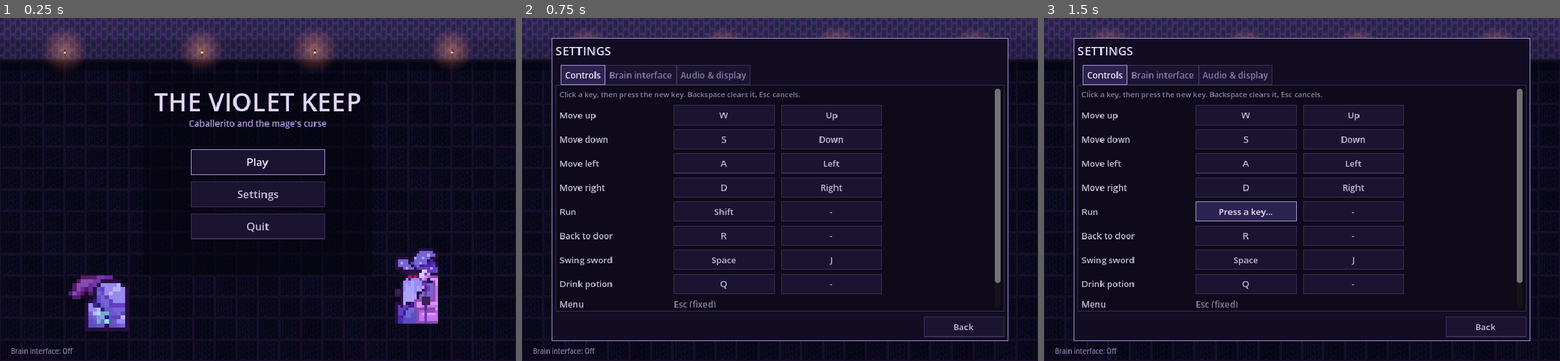
Above: before the commit, frames 1-3 (left to right).
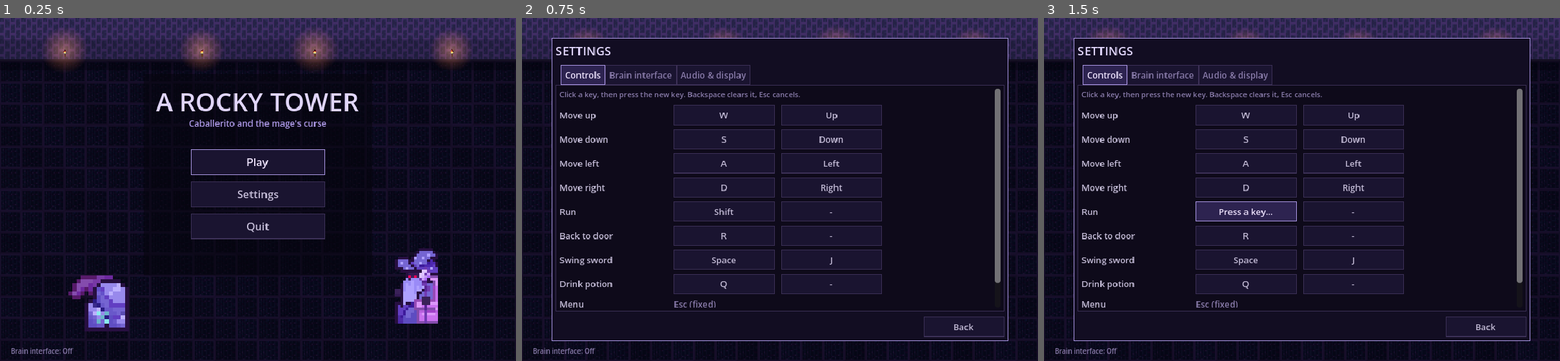
Above: after the commit, the same moments.

Repository: wackyPlayer/Godot-repo-collab
Game: Godot game, scene res://scenes/main_menu.tscn
Same seed, same stepped clock (60 frames per second), same inputs: the game is played once before the commit and once after it.
Inputs:
- Up to frame 1 (0.25 s): no input
- Up to frame 2 (0.75 s): click "Settings" at 0.5 s
- Up to frame 3 (1.5 s): click "Shift" at 1.25 s

The runs differ from the first frame. In frame 1, 1.0% of the frame differs, in the area x 29-70%, y 21-28%; in frame 2, nothing differs; in frame 3, nothing differs.

Commit message:
Describe your changes

Diff:
--- a/project.godot
+++ b/project.godot
@@ -14,7 +14,7 @@
 
 [application]
 
-config/name="Caballerito · The Violet Keep"
+config/name="A rocky tower"
 run/main_scene="res://scenes/main_menu.tscn"
 config/features=PackedStringArray("4.7", "GL Compatibility")
 
--- a/scenes/knight.tscn
+++ b/scenes/knight.tscn
@@ -8,6 +8,7 @@
 
 [node name="Knight" type="CharacterBody2D"]
 texture_filter = 1
+collision_layer = 8
 motion_mode = 1
 script = ExtResource("2_knight")
 
--- a/scenes/room.tscn
+++ b/scenes/room.tscn
@@ -3,7 +3,7 @@
 [ext_resource type="Script" uid="uid://bbo0f02qi2wnc" path="res://scripts/room.gd" id="1_room"]
 [ext_resource type="PackedScene" path="res://scenes/knight.tscn" id="2_knight"]
 
-[node name="VioletKeep" type="Node2D" unique_id=5881949]
+[node name="RockyTower" type="Node2D" unique_id=5881949]
 y_sort_enabled = true
 texture_filter = 1
 script = ExtResource("1_room")
--- a/scenes/skeleton.tscn
+++ b/scenes/skeleton.tscn
@@ -7,8 +7,6 @@
 [sub_resource type="RectangleShape2D" id="RectangleShape2D_feet"]
 size = Vector2(16, 6)
 
-[sub_resource type="RectangleShape2D" id="RectangleShape2D_hit"]
-size = Vector2(16, 20)
 
 [node name="Skeleton" type="CharacterBody2D"]
 texture_filter = 1
@@ -16,6 +14,7 @@
 collision_mask = 3
 motion_mode = 1
 script = ExtResource("1_enemy")
+hit_rect = Rect2(-6, -18, 12, 18)
 wander_speed = 34.0
 chase_speed = 92.0
 sight = 190.0
@@ -32,10 +31,3 @@
 [node name="Feet" type="CollisionShape2D" parent="."]
 position = Vector2(0, -3)
 shape = SubResource("RectangleShape2D_feet")
-
-[node name="Hitbox" type="Area2D" parent="."]
-monitorable = false
-
-[node name="Shape" type="CollisionShape2D" parent="Hitbox"]
-position = Vector2(0, -10)
-shape = SubResource("RectangleShape2D_hit")
--- a/scenes/slime.tscn
+++ b/scenes/slime.tscn
@@ -7,8 +7,6 @@
 [sub_resource type="RectangleShape2D" id="RectangleShape2D_feet"]
 size = Vector2(24, 8)
 
-[sub_resource type="RectangleShape2D" id="RectangleShape2D_hit"]
-size = Vector2(26, 14)
 
 [node name="Slime" type="CharacterBody2D"]
 texture_filter = 1
@@ -16,6 +14,7 @@
 collision_mask = 3
 motion_mode = 1
 script = ExtResource("1_enemy")
+hit_rect = Rect2(-11, -14, 22, 14)
 red_eyes = ExtResource("3_red")
 
 [node name="Sprite" type="Sprite2D" parent="."]
@@ -27,10 +26,3 @@
 [node name="Feet" type="CollisionShape2D" parent="."]
 position = Vector2(0, -4)
 shape = SubResource("RectangleShape2D_feet")
-
-[node name="Hitbox" type="Area2D" parent="."]
-monitorable = false
-
-[node name="Shape" type="CollisionShape2D" parent="Hitbox"]
-position = Vector2(0, -7)
-shape = SubResource("RectangleShape2D_hit")
--- a/scripts/dungeon_generator.gd
+++ b/scripts/dungeon_generator.gd
@@ -1,5 +1,5 @@
 extends RefCounted
-## Plans one floor of the keep: a branching grid of rooms joined by doors, each
+## Plans one floor of the tower: a branching grid of rooms joined by doors, each
 ## with an interior picked from hand-drawn templates or scattered stone.
 ## Pure data. room.gd turns it into collision and drawing.
 
--- a/scripts/enemy.gd
+++ b/scripts/enemy.gd
@@ -28,6 +28,20 @@
 var wander_left := 0.0
 var time := randf() * 4.0
 var asleep := WAKE_TIME
+## The enemy's body, relative to its feet. Touching the player's hurt area
+## with it costs a heart; checked directly every frame, so an enemy that has
+## reached the player always connects, from any side.
+@export var hit_rect := Rect2(-11, -14, 22, 14)
+## Sword hits it takes to defeat (room.gd raises this on floor 4). Tough
+## enemies show their remaining hits as pips above their head.
+@export var max_hits := 1
+var hits_left := 1
+## After a hit that does not defeat it: a short shove and a moment where it
+## can neither move nor hurt, so the next swing can follow up.
+const HIT_STUN := 0.3
+const HIT_KNOCKBACK := 170.0
+var stunned := 0.0
+var shove := Vector2.ZERO
 ## Set before the enemy enters the tree.
 var enraged := false
 ## While trapped in a bubble the enemy floats in place and cannot hurt.
@@ -36,11 +50,11 @@
 var defeated := false
 
 @onready var sprite: Sprite2D = $Sprite
-@onready var hitbox: Area2D = $Hitbox
 
 func _ready() -> void:
 	motion_mode = CharacterBody2D.MOTION_MODE_FLOATING
 	home = position
+	hits_left = max_hits
 	if enraged and red_eyes:
 		sprite.texture = red_eyes
 	face(false)
@@ -66,6 +80,12 @@
 	if asleep > 0.0:
 		asleep -= delta
 		return
+	if stunned > 0.0:
+		stunned -= delta
+		velocity = shove
+		shove = shove.move_toward(Vector2.ZERO, 900.0 * delta)
+		move_and_slide()
+		return
 	if is_instance_valid(target) and position.distance_to(target.position) < sight:
 		velocity = position.direction_to(target.position) * chase_speed
 	else:
@@ -79,8 +99,8 @@
 	if absf(velocity.x) > 1.0:
 		face(velocity.x < 0.0)
 	move_and_slide()
-	for body in hitbox.get_overlapping_bodies():
-		if body == target:
+	if is_instance_valid(target) and target.has_method("hurt_rect"):
+		if Rect2(position + hit_rect.position, hit_rect.size).intersects(target.call("hurt_rect")):
 			touched.emit(position)
 
 ## Traps the enemy in a bubble for `seconds`; it cannot move or hurt.
@@ -111,14 +131,40 @@
 func sprite_rest_y() -> float:
 	return -16.0
 
-## Struck by the sword: flash, shrink and vanish.
+## Struck by the sword from `from`. Returns true if this hit defeats it.
+func take_hit(from: Vector2) -> bool:
+	if defeated:
+		return false
+	hits_left -= 1
+	if hits_left <= 0:
+		defeat()
+		return true
+	queue_redraw()
+	var flash := create_tween()
+	flash.tween_property(sprite, "modulate", Color(2.4, 2.4, 2.4), 0.05)
+	flash.tween_property(sprite, "modulate", Color.WHITE, 0.15)
+	if trapped <= 0.0:
+		stunned = HIT_STUN
+		shove = from.direction_to(position) * HIT_KNOCKBACK
+	return false
+
+## Remaining hits as small pips above the head (tough enemies only).
+func _draw() -> void:
+	if max_hits <= 1 or defeated:
+		return
+	var width := max_hits * 5 - 1
+	for index in range(max_hits):
+		var pip := Rect2(-width / 2.0 + index * 5, -50, 4, 3)
+		draw_rect(pip.grow(1), Color("07050f"))
+		draw_rect(pip, Color("ff4a4a") if index < hits_left else Color("3a2030"))
+
+## Struck by the sword for the last time: flash, shrink and vanish.
 func defeat() -> void:
 	if defeated:
 		return
 	defeated = true
 	set_physics_process(false)
 	$Feet.set_deferred("disabled", true)
-	hitbox.set_deferred("monitoring", false)
 	if bubble:
 		bubble.queue_free()
 	var vanish := create_tween().set_parallel()
--- a/scripts/knight.gd
+++ b/scripts/knight.gd
@@ -16,8 +16,16 @@
 const KNOCKBACK := 260.0
 const KNOCKBACK_DECAY := 900.0
 const INVULNERABLE_TIME := 1.2
+## Where enemies can hurt the player: the lower body, a little narrower than
+## the sprite. Enemies test their own body against this every frame.
+const HURT_RECT := Rect2(-7, -18, 14, 18)
+## The player's own physics layer: walls and blocks stop the player, but
+## enemies walk right up to (and onto) them instead of being held off.
+const LAYER := 8
 
 @onready var sprite: Sprite2D = $KnightSprite
+## Stone chips kicked up behind a moving rock: the floor being carved.
+var carving: CPUParticles2D
 @onready var camera: Camera2D = $Camera2D
 var animation_time := 0.0
 var was_moving := false
@@ -33,6 +41,36 @@
 func _ready() -> void:
 	motion_mode = CharacterBody2D.MOTION_MODE_FLOATING
 	add_to_group("knight")
+	carving = make_carving()
+	add_child(carving)
+	# Drawn first, so the chips spray out from under the rock.
+	move_child(carving, 0)
+
+func make_carving() -> CPUParticles2D:
+	var chips := CPUParticles2D.new()
+	chips.name = "Carving"
+	chips.position = Vector2(0, -2)
+	chips.emitting = false
+	chips.local_coords = false
+	chips.amount = 28
+	chips.lifetime = 0.5
+	chips.emission_shape = CPUParticles2D.EMISSION_SHAPE_RECTANGLE
+	chips.emission_rect_extents = Vector2(6, 2)
+	chips.spread = 55.0
+	chips.gravity = Vector2(0, 60)
+	chips.initial_velocity_min = 20.0
+	chips.initial_velocity_max = 55.0
+	chips.damping_min = 40.0
+	chips.damping_max = 80.0
+	chips.scale_amount_min = 1.0
+	chips.scale_amount_max = 2.5
+	var stone := Gradient.new()
+	stone.colors = PackedColorArray([Color(0.62, 0.56, 0.74), Color(0.86, 0.8, 0.95)])
+	chips.color_initial_ramp = stone
+	var fade := Gradient.new()
+	fade.colors = PackedColorArray([Color(1, 1, 1, 1), Color(1, 1, 1, 0)])
+	chips.color_ramp = fade
+	return chips
 
 func _physics_process(delta: float) -> void:
 	var direction := Input.get_vector("move_left", "move_right", "move_up", "move_down")
@@ -64,8 +102,18 @@
 		sprite.texture = sheet(moving)
 		was_moving = moving
 	animation_time += delta * ((12.0 if running else 8.0) if moving else 3.0)
+	# Chips fly back from the direction of travel while a rock moves.
+	carving.emitting = rock and moving and is_physics_processing()
+	if carving.emitting:
+		carving.direction = -velocity.normalized() if velocity != Vector2.ZERO else Vector2.UP
+		carving.speed_scale = 1.4 if running else 1.0
 	# A rock sits still until it moves; the knight breathes while idle.
 	sprite.frame = 0 if rock and not moving else int(animation_time) % 4
+
+func _process(_delta: float) -> void:
+	# Cutscenes and doors pause movement; no chips while frozen.
+	if not is_physics_processing() and carving.emitting:
+		carving.emitting = false
 
 func face(left: bool) -> void:
 	var shift := ROCK_SHIFT if rock else SPRITE_SHIFT
@@ -90,6 +138,9 @@
 	knockback = from.direction_to(position) * KNOCKBACK
 	invulnerable = INVULNERABLE_TIME
 
+func hurt_rect() -> Rect2:
+	return Rect2(position + HURT_RECT.position, HURT_RECT.size)
+
 func is_invulnerable() -> bool:
 	return invulnerable > 0.0
 
@@ -99,6 +150,8 @@
 	knockback = Vector2.ZERO
 	invulnerable = 0.0
 	sprite.modulate.a = 1.0
+	if carving:
+		carving.emitting = false
 	animation_time = 0.0
 	was_moving = false
 	sprite.texture = sheet(false)
--- a/scripts/main_menu.gd
+++ b/scripts/main_menu.gd
@@ -81,7 +81,7 @@
 	add_child(mage)
 
 func build_main_buttons() -> void:
-	var title := add_label(self, "THE VIOLET KEEP", 38, Color("e1d6fb"))
+	var title := add_label(self, "A ROCKY TOWER", 38, Color("e1d6fb"))
 	title.position = Vector2(0, 98)
 	title.size.x = SCREEN.x
 	title.horizontal_alignment = HORIZONTAL_ALIGNMENT_CENTER
--- a/scripts/room.gd
+++ b/scripts/room.gd
@@ -1,7 +1,7 @@
 @tool
 extends Node2D
-## Runs the Violet Keep: draws the current room, rebuilds its walls and blocks,
-## and walks the knight between procedurally generated rooms. The keep has
+## Runs A rocky tower: draws the current room, rebuilds its walls and blocks,
+## and walks the knight between procedurally generated rooms. The tower has
 ## five floors: floor 1 is the round chamber (tutorial.gd), floors 2-4 are
 ## generated here, and floor 5 is the mage's sanctum with the final cutscene.
 ## Winning unlocks an endless mode.
@@ -39,6 +39,8 @@
 ## start, and enemies as fast as the player's run, with red eyes.
 const FAST_FLOOR := 4
 const FAST_FLOOR_ROOMS := 22
+## Floor 4 enemies are tough: this many sword hits each.
+const FAST_FLOOR_ENEMY_HITS := 5
 const FAST_FLOOR_EXIT_DISTANCE := 8
 const ENRAGED_SIGHT := 300.0
 ## Where the mage waits in the sanctum.
@@ -190,7 +192,7 @@
 	trail.target = knight
 	add_child(trail)
 	run_seed = dungeon_seed if dungeon_seed != 0 else randi()
-	print("Violet Keep seed %d" % run_seed)
+	print("A rocky tower, seed %d" % run_seed)
 	begin()
 
 ## The dungeon is explored in rock form; tutorial.gd overrides this.
@@ -434,8 +436,8 @@
 			continue
 		var offset: Vector2 = node.position + Vector2(0, -10) - body
 		if offset.length() <= SWING_REACH and absf(aim.angle_to(offset)) <= SWING_ARC + 0.3:
-			burst(node.position + Vector2(0, -12), Color("e1d6fb"), 10)
-			node.call("defeat")
+			var defeated: bool = node.call("take_hit", knight.position)
+			burst(node.position + Vector2(0, -12), Color("e1d6fb"), 10 if defeated else 5)
 	await get_tree().create_timer(SWING_COOLDOWN).timeout
 	swing_ready = true
 
@@ -552,6 +554,7 @@
 	enemy.connect("touched", take_damage.bind(enemy))
 	if is_fast_floor():
 		enemy.call("enrage", Knight.RUN_SPEED, ENRAGED_SIGHT)
+		enemy.set("max_hits", FAST_FLOOR_ENEMY_HITS)
 	props.add_child(enemy)
 	return enemy
 
@@ -578,6 +581,8 @@
 	var area := Area2D.new()
 	area.position = bounds.get_center()
 	area.monitorable = false
+	# Doors, stairs and pickups only care about the player.
+	area.collision_mask = Knight.LAYER
 	area.add_child(make_shape(bounds.size))
 	parent.add_child(area)
 	return area
@@ -640,7 +645,7 @@
 		panel.color = Color("070510")
 		panel.mouse_filter = Control.MOUSE_FILTER_IGNORE
 		hud.add_child(panel)
-	make_label(hud, "THE VIOLET KEEP", Vector2(32, 19), 21, Color("e1d6fb"))
+	make_label(hud, "A ROCKY TOWER", Vector2(32, 19), 21, Color("e1d6fb"))
 	status_label = make_label(hud, "", Vector2(236, 18), 12, ACCENT)
 	progress_label = make_label(hud, "", Vector2(236, 35), 10, Color("8a7cab"))
 	make_label(hud, controls_hint(), Vector2(32, 466), 13, Color("c5bdd8"))
@@ -881,11 +886,11 @@
 	match current.kind:
 		"start":
 			if endless:
-				caption_label.text = "The endless depths, floor %d. How far down does the keep go?" % floor_number
+				caption_label.text = "The endless depths, floor %d. How far down does the tower go?" % floor_number
 			elif floor_number == FIRST_DUNGEON_FLOOR:
 				caption_label.text = "Stone, but still moving. Slimes and skeletons roam these halls."
 			elif is_red_floor():
-				caption_label.text = "The keep runs red. Every room is crawling."
+				caption_label.text = "The tower runs red. Every room is crawling."
 			elif is_fast_floor():
 				caption_label.text = "Their eyes burn red and they run as fast as you. The stairs are far."
 			else:
@@ -1226,8 +1231,8 @@
 	for count: int in inventory.values():
 		found += count
 	show_menu("Victory", "YOU WIN", [
-		"You reached the bottom of the Violet Keep... and you are still a rock. Forever.",
-		"%d:%02d in the keep  /  %d rooms explored  /  %d items found" % [seconds / 60, seconds % 60, rooms_explored, found],
+		"You reached the bottom of the rocky tower... and you are still a rock. Forever.",
+		"%d:%02d in the tower  /  %d rooms explored  /  %d items found" % [seconds / 60, seconds % 60, rooms_explored, found],
 	], [
 		["Keep going: endless mode (still a rock)", continue_endless],
 		["Play again from the start", func() -> void: get_tree().change_scene_to_file(TUTORIAL)],
--- a/scripts/tutorial.gd
+++ b/scripts/tutorial.gd
@@ -111,7 +111,7 @@
 	knight.call("face", knight.position.x > mage.position.x)
 	# The mage is tall: frame the shot between the two of them.
 	await pan_camera((mage.position - knight.position) / 2.0 + Vector2(0, -30))
-	await say("Another knight, sneaking into my keep?", 1.8)
+	await say("Another knight, sneaking into my tower?", 1.8)
 	await say("Then stand guard here... forever.", 1.5)
 	speech.text = ""
 	casting = true
@@ -237,7 +237,7 @@
 
 func update_hud() -> void:
 	status_label.text = "FLOOR 1 OF %d  /  THE ROUND CHAMBER" % FINAL_FLOOR
-	progress_label.text = "CABALLERITO ENTERS THE VIOLET KEEP"
+	progress_label.text = "CABALLERITO ENTERS THE ROCKY TOWER"
 	caption_label.text = ""
 	match step:
 		Step.WALK:
--- /dev/null
+++ b/tests/contact_smoke.gd
@@ -0,0 +1,74 @@
+extends SceneTree
+## Enemy contact damage: an enemy that reaches the player hurts them from
+## every side, and one that is merely nearby does not.
+
+const SEED := 1234
+const SIDES := {"north": Vector2(0, -60), "south": Vector2(0, 60), "east": Vector2(60, 0), "west": Vector2(-60, 0)}
+
+var failures := 0
+var room: Node2D
+var knight: CharacterBody2D
+
+func _initialize() -> void:
+	root.get_node("Settings").use_defaults()
+	call_deferred("run_checks")
+
+func run_checks() -> void:
+	Engine.time_scale = 4.0
+	room = load("res://scenes/room.tscn").instantiate()
+	room.dungeon_seed = SEED
+	room.fade_time = 0.0
+	room.enemies = false
+	root.add_child(room)
+	knight = room.get_node("Knight")
+	await ticks(3)
+	for kind in ["slime", "skeleton"]:
+		for side: String in SIDES:
+			var hurt := await approach(kind, SIDES[side])
+			check(hurt, "A %s chasing in from the %s hurts the player" % [kind, side])
+		var stacked := await approach(kind, Vector2.ZERO)
+		check(stacked, "A %s right on top of the player hurts them" % kind)
+	# Fairness: close, but not touching, is safe.
+	for kind in ["slime", "skeleton"]:
+		for offset in [Vector2(30, 0), Vector2(-30, 0), Vector2(0, -26), Vector2(0, 30)]:
+			var hurt := await approach(kind, offset, true)
+			check(not hurt, "A %s standing %s away (not touching) does no harm" % [kind, offset])
+	room.queue_free()
+	await process_frame
+	if failures == 0:
+		print("PASS: All contact checks.")
+	quit(0 if failures == 0 else 1)
+
+## Places a still player and one enemy; returns whether a heart was lost.
+## A frozen enemy stays exactly where it was put.
+func approach(kind: String, offset: Vector2, frozen := false) -> bool:
+	room.restore_health()
+	knight.call("reset_to", room.CENTER)
+	knight.velocity = Vector2.ZERO
+	var enemy: Node = room.spawn_enemy(kind, room.CENTER + offset)
+	enemy.asleep = 0.0
+	if frozen:
+		enemy.chase_speed = 0.0
+		enemy.wander_speed = 0.0
+	var hurt := false
+	for attempt in range(45):
+		await ticks(1)
+		knight.position = room.CENTER
+		if room.health < room.MAX_HEALTH:
+			hurt = true
+			break
+	enemy.queue_free()
+	await ticks(1)
+	return hurt
+
+func ticks(count: int) -> void:
+	for index in range(count):
+		await physics_frame
+	await process_frame
+
+func check(condition: bool, message: String) -> void:
+	if condition:
+		print("PASS: ", message)
+	else:
+		failures += 1
+		push_error("FAIL: " + message)
--- a/tests/floors_smoke.gd
+++ b/tests/floors_smoke.gd
@@ -53,6 +53,11 @@
 	var sprite: Sprite2D = enemy.get_node("Sprite")
 	check(enemy.chase_speed == Knight.RUN_SPEED, "Floor 4 enemies chase as fast as the player runs")
 	check(sprite.texture.resource_path.ends_with("_red.png"), "Floor 4 enemies have red eyes")
+	var hits := 0
+	while is_instance_valid(enemy) and not enemy.defeated and hits < 10:
+		enemy.take_hit(knight.position)
+		hits += 1
+	check(hits == room.FAST_FLOOR_ENEMY_HITS, "A floor 4 enemy takes 5 sword hits (took %d)" % hits)
 	var kinds := {}
 	for cell: Vector2i in room.rooms:
 		room.enter_room(cell, -1)
--- a/tests/room_smoke.gd
+++ b/tests/room_smoke.gd
@@ -32,6 +32,7 @@
 	await check_hitboxes(sprite)
 	await check_health()
 	await check_trail()
+	await check_carving()
 	await check_doors()
 	await check_gem_and_stairs()
 
@@ -197,6 +198,26 @@
 	key(keycode, false)
 	await ticks(2)
 
+## Stone chips fly while the rock moves, and only then.
+func check_carving() -> void:
+	var chips: CPUParticles2D = knight.get_node("Carving")
+	knight.call("reset_to", room.CENTER)
+	await ticks(3)
+	check(not chips.emitting, "A still rock throws no chips")
+	key(KEY_D, true)
+	await ticks(4)
+	check(chips.emitting and chips.direction.x < 0.0, "A moving rock throws chips back behind it")
+	key(KEY_D, false)
+	await ticks(3)
+	check(not chips.emitting, "Chips stop when the rock stops")
+	knight.call("set_rock", false)
+	key(KEY_A, true)
+	await ticks(4)
+	check(not chips.emitting, "A knight throws no chips")
+	key(KEY_A, false)
+	await ticks(2)
+	knight.call("set_rock", true)
+
 ## The rock drags a trail behind it that is gone 20 seconds later.
 func check_trail() -> void:
 	var trail: Node2D = room.trail
Not shown: 1 places in scenes/skeleton.tscn that only renumber resources
Not shown: 1 places in scenes/slime.tscn that only renumber resources
Not shown, added: tests/contact_smoke.gd.uid
